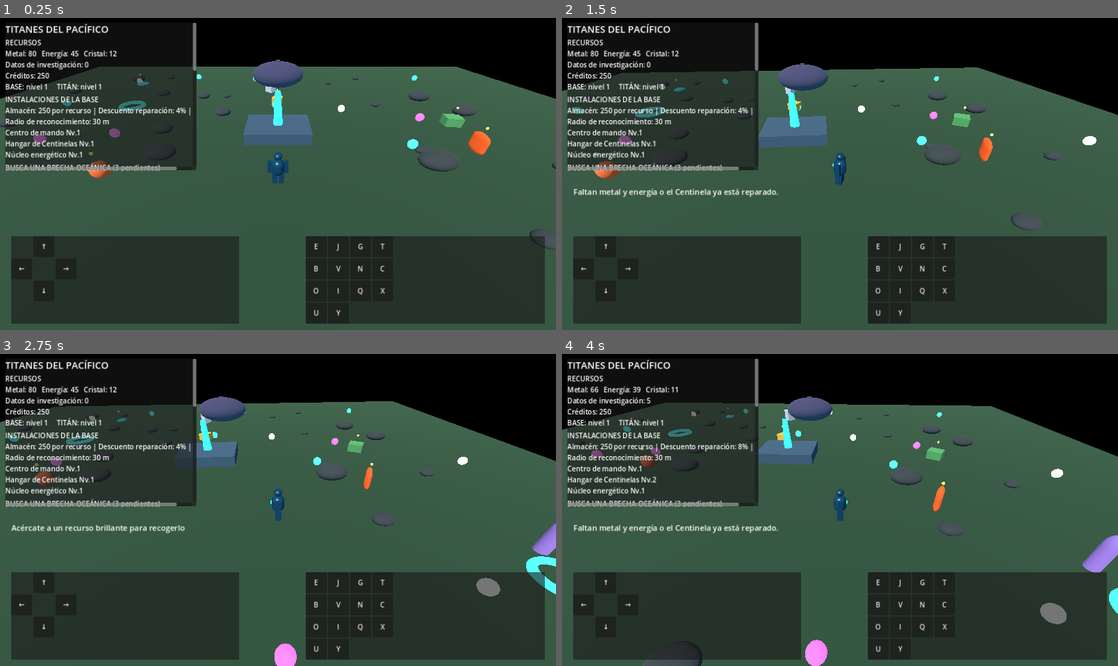
Above: before the commit, frames 1-4 (two rows, left to right).
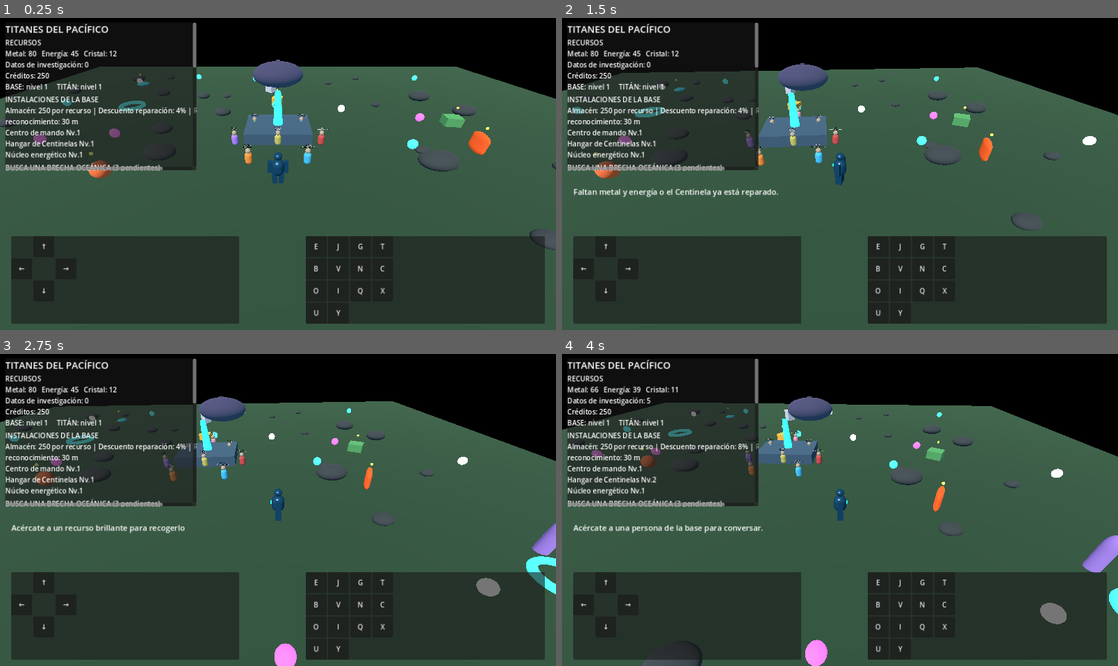
Above: after the commit, the same moments.

Repository: edwjacpinros2012-dev/Titanes-del-Pac-fico-
Game: Godot game, scene res://scenes/main.tscn
Same seed, same stepped clock (60 frames per second), same inputs: the game is played once before the commit and once after it.
Inputs:
- Up to frame 1 (0.25 s): no input
- Up to frame 2 (1.5 s): tap Enter at 0.5 s; hold D (move_right) 0.53-1.28 s; hold E (collect) 0.53-1.28 s; tap Y (repair_titan) at 0.8, 1.35 s; hold S (move_back) from 1.28 s (still down)
- Up to frame 3 (2.75 s): tap Z (talk_npc, bound only after the commit) at 1.55 s; release S (move_back) at 2.03 s; hold D (move_right) from 2.03 s (still down); hold Z (talk_npc, bound only after the commit) from 2.03 s (still down); tap E (collect) at 2.3 s
- Up to frame 4 (4 s): release D (move_right) at 2.78 s; release Z (talk_npc, bound only after the commit) at 2.78 s; hold N (base_upgrade_selected) 2.78-3.53 s; tap P (alliance_create) at 2.85 s; tap Y (repair_titan) at 3.05 s; hold A (move_left) from 3.53 s (still down); hold K (alliance_join) from 3.53 s (still down); tap Z (talk_npc, bound only after the commit) at 3.8 s

The runs differ from the first frame. In frame 1, 0.6% of the frame differs, in the area x 1-60%, y 15-49%; in frame 2, 0.6%; in frame 3, 0.5%; in frame 4, 0.9%, in the area x 1-48%, y 15-58%.

Commit message:
Integrate NPC population, dialogue, requests and saved community state

Diff:
--- a/scripts/main.gd
+++ b/scripts/main.gd
@@ -15,6 +15,8 @@
 var contract_manager: ContractManager
 var helicopter_manager: HelicopterScoutManager
 var creature_manager: CreatureEcosystemManager
+var npc_manager: NpcPopulationManager
+var npc_label: Label
 var kaiju_war: KaijuWarManager
 var damage_model: CentinelDamageModel
 var warfront_state: WarfrontStateManager
@@ -92,6 +94,8 @@
 		helicopter_label.text = helicopter_manager.get_status_text()
 	if creature_label and creature_manager:
 		creature_label.text = creature_manager.get_status_text()
+	if npc_label and npc_manager:
+		npc_label.text = npc_manager.get_status_text()
 	if market_label and market_open and trade_manager:
 		market_label.text = trade_manager.get_market_text()
 	if kaiju_label and kaiju_war:
@@ -113,6 +117,8 @@
 func _unhandled_input(event: InputEvent) -> void:
 	if event.is_action_pressed("collect"):
 		_try_collect_nearby(true)
+	if event.is_action_pressed("talk_npc"):
+		_interact_with_npc()
 	if event.is_action_pressed("upgrade_base"):
 		_upgrade_base()
 	if event.is_action_pressed("base_select_next") and base_development:
@@ -146,6 +152,8 @@
 		kaiju_war.resolve_battle("retreat")
 	if event.is_action_pressed("repair_titan") and damage_model:
 		var repaired := damage_model.repair_with_resources(resources)
+		if repaired > 0 and npc_manager:
+			npc_manager.register_action("repair")
 		_show_status("Reparación completada: %d puntos. Se consumieron metal y energía." % repaired if repaired > 0 else "Faltan metal y energía o el Centinela ya está reparado.")
 		_update_hud()
 	if event.is_action_pressed("alliance_join") and alliance_manager:
@@ -190,6 +198,7 @@
 	_add_key("kaiju_engage", KEY_J)
 	_add_key("kaiju_retreat", KEY_G)
 	_add_key("repair_titan", KEY_Y)
+	_add_key("talk_npc", KEY_Z)
 	_add_key("tactic_flank", KEY_Q)
 	_add_key("tactic_guard", KEY_X)
 	_add_key("tactic_precision", KEY_U)
@@ -332,6 +341,10 @@
 	creature_manager.set_player_target(player)
 	creature_manager.creature_observed.connect(_on_creature_observed)
 
+	npc_manager = NpcPopulationManager.new()
+	npc_manager.name = "NpcPopulationManager"
+	add_child(npc_manager)
+
 	kaiju_war = KaijuWarManager.new()
 	kaiju_war.name = "KaijuWarManager"
 	add_child(kaiju_war)
@@ -394,6 +407,8 @@
 	for resource_id in reward.keys():
 		_add_resource(resource_id, int(reward[resource_id]))
 	contract_manager.register_action("rift")
+	if npc_manager:
+		npc_manager.register_action("rift")
 	_update_hud()
 	_show_status("¡Brecha estabilizada! Recompensas: +5 metal, +3 energía, +2 cristal.")
 
@@ -406,6 +421,8 @@
 	var scan_radius := base_development.get_scouting_radius(30.0) if base_development else 30.0
 	var discovered := creature_manager.reveal_nearby(scan_center, scan_radius) if creature_manager else 0
 	contract_manager.register_action("scout")
+	if npc_manager:
+		npc_manager.register_action("scout")
 	if alliance_manager:
 		alliance_manager.register_objective("scout")
 	_update_hud()
@@ -428,6 +445,8 @@
 
 func _on_trade_completed(_good_id: String, _direction: String, _quantity: int) -> void:
 	contract_manager.register_action("trade")
+	if npc_manager:
+		npc_manager.register_action("trade")
 	_update_hud()
 
 func _handle_market_input(event: InputEvent) -> void:
@@ -515,6 +534,8 @@
 		if player.global_position.distance_to(node.global_position) <= PICKUP_DISTANCE:
 			var kind: String = node.get_meta("resource_type")
 			var amount: int = node.get_meta("resource_amount")
+			if npc_manager:
+				npc_manager.register_action("collect")
 			_add_resource(kind, amount)
 			collected_nodes.erase(node)
 			node.queue_free()
@@ -687,6 +708,9 @@
 	column.add_child(alliance_label)
 	creature_label = Label.new()
 	column.add_child(creature_label)
+	npc_label = Label.new()
+	npc_label.autowrap_mode = TextServer.AUTOWRAP_WORD_SMART
+	column.add_child(npc_label)
 	contracts_label = Label.new()
 	contracts_label.autowrap_mode = TextServer.AUTOWRAP_WORD_SMART
 	column.add_child(contracts_label)
@@ -695,7 +719,7 @@
 	market_label.visible = false
 	column.add_child(market_label)
 	var help := Label.new()
-	help.text = "WASD: mover | E: recoger | B: mejorar centro d …(92 unchanged characters)…  brecha\nH: helicópteros | J: enfrentar Kaiju | G: retirarse | F5: guardar\nK/P: alianza local | C: mercado | O: tecnología siguiente | I: investigar"
+	help.text = "WASD: mover | E: recoger | B: mejorar centro d …(92 unchanged characters)…  brecha\nH: helicópteros | J: enfrentar Abisal | G: retirarse | Z: hablar con NPC | F5: guardar\nK/P: alianza local | C: mercado | O: tecnología siguiente | I: investigar"
 	help.add_theme_font_size_override("font_size", 13)
 	column.add_child(help)
 	status_label = Label.new()
@@ -732,6 +756,25 @@
 	if status_label:
 		status_label.text = message
 
+func _interact_with_npc() -> void:
+	if npc_manager == null or player == null:
+		return
+	var result: Dictionary = npc_manager.interact_nearest(player)
+	var message := str(result.get("message",""))
+	var reward: Dictionary = result.get("reward",{})
+	for reward_id in reward.keys():
+		if reward_id == "credits":
+			if trade_manager:
+				trade_manager.add_credits(int(reward[reward_id]))
+		elif reward_id == "research_data":
+			research_data += int(reward[reward_id])
+		else:
+			_add_resource(str(reward_id), int(reward[reward_id]))
+	_show_status(message)
+	_update_hud()
+	if not reward.is_empty():
+		_save_local_profile()
+
 func _material(color: Color, glow: bool = false) -> StandardMaterial3D:
 	var material := StandardMaterial3D.new()
 	material.albedo_color = color
@@ -753,6 +796,10 @@
 		warfront_state.apply_battle_result(outcome, int(consequences.get("sector_pressure", 0)))
 	if damage_model:
 		damage_model.apply_battle_result(outcome, int(consequences.get("threat", 1)), str(consequences.get("tactic", "scan")), str(consequences.get("enemy_role", "stalker")))
+	if npc_manager:
+		npc_manager.register_battle_result(outcome)
+		if outcome == "victory":
+			npc_manager.register_action("victory")
 	var repair_cost := int(consequences.get("repair", 0))
 	var supply_loss := int(consequences.get("supply_loss", 0))
 	if repair_cost > 0:
@@ -809,7 +856,8 @@
 		"technology_state": technology_tree.export_state() if technology_tree else {},
 		"warfront_state": warfront_state.export_state() if warfront_state else {},
 		"kaiju_war_state": kaiju_war.export_state() if kaiju_war else {},
-		"damage_model_state": damage_model.export_state() if damage_model else {}
+		"damage_model_state": damage_model.export_state() if damage_model else {},
+		"npc_state": npc_manager.export_state() if npc_manager else {}
 	}
 	SaveSystem.save_profile(snapshot)
 
@@ -848,6 +896,10 @@
 		var saved_damage: Variant = snapshot.get("damage_model_state", {})
 		if saved_damage is Dictionary and not saved_damage.is_empty():
 			damage_model.import_state(saved_damage)
+	if npc_manager:
+		var saved_npc: Variant = snapshot.get("npc_state", {})
+		if saved_npc is Dictionary and not saved_npc.is_empty():
+			npc_manager.import_state(saved_npc)
 	if kaiju_war and campaign:
 		kaiju_war.set_progression(campaign.player_level, campaign.jaeger_generation)
 	if alliance_manager and typeof(snapshot.get("alliance_state", {})) == TYPE_DICTIONARY and not snapshot.get("alliance_state", {}).is_empty():
